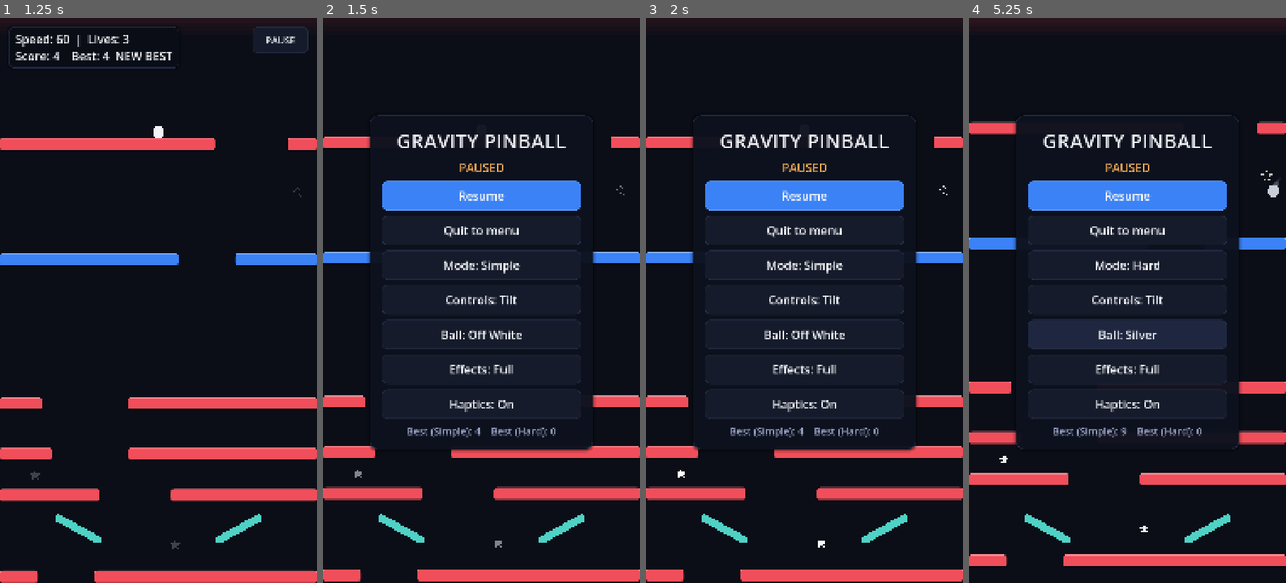
Above: before the commit, frames 1-4 (left to right).
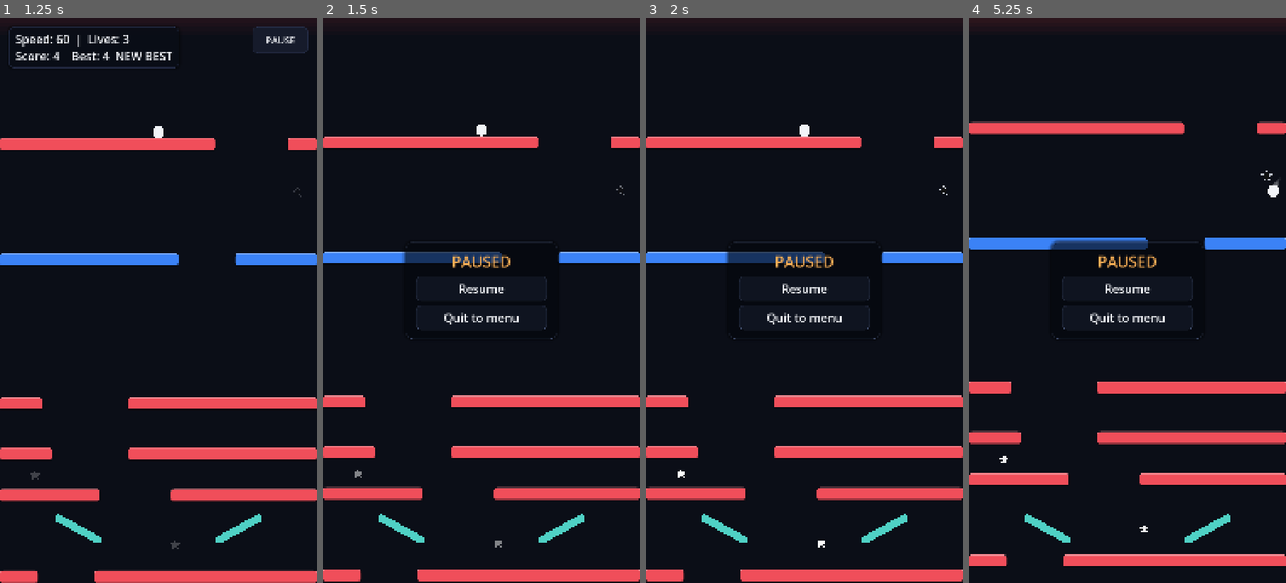
Above: after the commit, the same moments.

Repository: raeyyanhabib/GravityPinball
Game: Godot game, scene res://main.tscn
Same seed, same stepped clock (60 frames per second), same inputs: the game is played once before the commit and once after it.
Inputs (mouse positions are in pixels of both pictures, inside the frame that each line leads up to):
- Up to frame 1 (1.25 s): click "Play" at 0.5 s
- Up to frame 2 (1.5 s): click "PAUSE" at 1.25 s
- Up to frame 3 (2 s): no input
- Up to frame 4 (5.25 s): click "Resume" at 2 s; tap Enter at 2.75 s; move the mouse to (1197, 272) at 2.77 s; hold D 2.78-3.5 s; tap P at 2.85 s; click (1197, 272) at 2.92 s; click (1127, 266) at 3.5 s, where only the run before the commit has a clickable "Mode: Hard"; click (1127, 266) at 4.25 s, where only the run before the commit has a clickable "Mode: Simple"; click (1127, 334) at 5 s, where only the run before the commit has a clickable "Ball: Off White"

Frame 1 is identical in both runs. In frame 2, 14% of the frame differs, in the area x 13-87%, y 17-77%; in frame 3, 14%; in frame 4, 17%, in the area x 13-98%, y 17-77%.

Commit message:
improved Graphics

Diff:
--- a/main.gd
+++ b/main.gd
@@ -13,7 +13,12 @@
 const DEFAULT_GRAVITY := 0.3
 const HUD_MARGIN := 30.0
 const PAUSE_BTN_SIZE := Vector2(190, 90)
-const MENU_W := 760.0                   # width of the menu card
+const MENU_W := 760.0                   # width of the main menu card
+const PAUSE_W := 520.0                  # width of the pause card
+
+# ---- Fonts (files in the project root) ----
+const FONT_REGULAR_PATH := "res://redaction50.ttf"
+const FONT_BOLD_PATH := "res://redaction50bold.ttf"
 
 # ---- Visual style ----
 const BG_COLOR := "#0b0e17"
@@ -114,6 +119,8 @@
 var life_cooldown := 0.0
 var hit_timer := 0.0
 var sfx_players := {}           # sound name -> AudioStreamPlayer
+var font_regular: FontFile
+var font_bold: FontFile
 var ui_theme: Theme
 var hud: Label
 var hud_panel: PanelContainer
@@ -121,10 +128,11 @@
 var pause_btn: Button
 var menu_layer: CanvasLayer
 var menu_card: PanelContainer
+var pause_layer: CanvasLayer
+var pause_card: PanelContainer
 var status_label: Label
 var best_label: Label
 var play_btn: Button
-var quit_btn: Button
 var mode_btn: Button
 var controls_btn: Button
 var ball_btn: Button
@@ -139,6 +147,7 @@
 	GameLog.info("Game started. Mode %s, controls %s, effects %s" % [
 		settings.mode, settings.controls, settings.effects])
 	_update_insets()
+	_load_fonts()
 	ui_theme = _build_theme()
 	_make_walls()
 
@@ -163,6 +172,7 @@
 
 	_build_hud()
 	_build_menu()
+	_build_pause()
 	_build_sounds()
 	_show_menu("")
 
@@ -175,19 +185,26 @@
 		scale = 1.0
 	top_inset = float(safe.position.y) / scale
 
+# Load the two font files from the project root
+func _load_fonts() -> void:
+	font_regular = load(FONT_REGULAR_PATH) as FontFile
+	font_bold = load(FONT_BOLD_PATH) as FontFile
+	if font_regular == null or font_bold == null:
+		GameLog.error("Could not load the font files from the project root")
+
 # One shared theme so every button and label matches
 func _build_theme() -> Theme:
 	var t := Theme.new()
-	var font := SystemFont.new()
-	font.font_names = PackedStringArray(["Segoe UI", "Roboto", "Helvetica Neue", "Arial"])
-	font.font_weight = 600
-	t.default_font = font
+	if font_regular != null:
+		t.default_font = font_regular
 	t.default_font_size = 36
 
 	t.set_color("font_color", "Label", TEXT)
 	t.set_color("font_color", "Button", TEXT)
 	t.set_color("font_hover_color", "Button", TEXT)
 	t.set_color("font_pressed_color", "Button", TEXT)
+	if font_bold != null:
+		t.set_font("font", "Button", font_bold)
 	t.set_font_size("font_size", "Button", 40)
 	t.set_stylebox("normal", "Button", _btn_style(BTN_BG, BTN_BORDER, 18))
 	t.set_stylebox("hover", "Button", _btn_style(BTN_HOVER, BTN_BORDER, 18))
@@ -235,7 +252,7 @@
 	s.shadow_offset = Vector2(0, 3)
 	return s
 
-# HUD stats panel, the pause button, and the pause-screen buttons
+# HUD stats panel and the pause button
 func _build_hud() -> void:
 	hud_layer = CanvasLayer.new()
 	add_child(hud_layer)
@@ -549,23 +566,19 @@
 		message += "\nNEW BEST!"
 	_show_menu(message)
 
-# Pause from the button, the P key, focus loss, or back.
-# The pause menu shows Resume and Quit to menu.
+# Open the pause card over the game. The run freezes until resumed.
 func _pause_game() -> void:
 	if state != "play":
 		return
 	state = "paused"
 	pause_btn.visible = false
 	GameLog.info("Paused")
-	status_label.text = "PAUSED"
-	play_btn.text = "Resume"
-	quit_btn.visible = true
-	_refresh_menu()
-	menu_layer.visible = true
-
+	pause_layer.visible = true
+
+# Close the pause card and carry on from where the run stopped
 func _resume() -> void:
 	state = "play"
-	menu_layer.visible = false
+	pause_layer.visible = false
 	pause_btn.visible = true
 	GameLog.info("Resumed")
 
@@ -631,16 +644,13 @@
 func _show_menu(message: String) -> void:
 	state = "menu"
 	menu_layer.visible = true
+	pause_layer.visible = false
 	pause_btn.visible = false
 	status_label.text = message
 	play_btn.text = "Play"
-	quit_btn.visible = false
 	_refresh_menu()
 
 func _on_play() -> void:
-	if state == "paused":
-		_resume()
-		return
 	menu_layer.visible = false
 	state = "play"
 	pause_btn.visible = true
@@ -681,7 +691,7 @@
 	best_label.text = "Best (Simple): %d    Best (Hard): %d" % [
 		int(settings.best.simple), int(settings.best.hard)]
 
-# Build the menu once: a centred card with title, buttons, and bests
+# Build the main menu once: a centred card with title, options, and bests
 func _build_menu() -> void:
 	menu_layer = CanvasLayer.new()
 	add_child(menu_layer)
@@ -701,6 +711,8 @@
 	var title := Label.new()
 	title.text = "GRAVITY PINBALL"
 	title.add_theme_font_size_override("font_size", 68)
+	if font_bold != null:
+		title.add_theme_font_override("font", font_bold)
 	title.horizontal_alignment = HORIZONTAL_ALIGNMENT_CENTER
 	box.add_child(title)
 
@@ -713,8 +725,6 @@
 	play_btn = _make_button(box, "Play", _on_play)
 	play_btn.add_theme_stylebox_override("normal", _btn_style(ACCENT, ACCENT.lightened(0.25), 18))
 	play_btn.add_theme_stylebox_override("hover", _btn_style(ACCENT.lightened(0.1), ACCENT.lightened(0.35), 18))
-	quit_btn = _make_button(box, "Quit to menu", _on_quit)
-	quit_btn.visible = false
 	mode_btn = _make_button(box, "", _on_mode)
 	controls_btn = _make_button(box, "", _on_controls)
 	ball_btn = _make_button(box, "", _on_ball)
@@ -726,6 +736,47 @@
 	best_label.add_theme_color_override("font_color", MUTED)
 	best_label.horizontal_alignment = HORIZONTAL_ALIGNMENT_CENTER
 	box.add_child(best_label)
+
+# The pause card: only Resume and Quit to menu, almost see-through so the run shows behind it
+func _build_pause() -> void:
+	pause_layer = CanvasLayer.new()
+	pause_layer.visible = false
+	add_child(pause_layer)
+
+	pause_card = PanelContainer.new()
+	pause_card.theme = ui_theme
+	pause_card.add_theme_stylebox_override("panel",
+		_panel_style(Color(0.03, 0.05, 0.09, 0.35), Color(0.3, 0.36, 0.5, 0.4), 28, 36, 32))
+	pause_card.position = Vector2((W - PAUSE_W) / 2.0, 760 + top_inset)
+	pause_layer.add_child(pause_card)
+
+	var box := VBoxContainer.new()
+	box.custom_minimum_size = Vector2(PAUSE_W - 72, 0)
+	box.add_theme_constant_override("separation", 14)
+	pause_card.add_child(box)
+
+	var heading := Label.new()
+	heading.text = "PAUSED"
+	heading.add_theme_font_size_override("font_size", 52)
+	heading.add_theme_color_override("font_color", Color(PIN_COLOR))
+	if font_bold != null:
+		heading.add_theme_font_override("font", font_bold)
+	heading.horizontal_alignment = HORIZONTAL_ALIGNMENT_CENTER
+	box.add_child(heading)
+
+	var resume_btn := _make_button(box, "Resume", _resume)
+	resume_btn.custom_minimum_size = Vector2(PAUSE_W - 72, 84)
+	_soft_button(resume_btn)
+
+	var quit_btn := _make_button(box, "Quit to menu", _on_quit)
+	quit_btn.custom_minimum_size = Vector2(PAUSE_W - 72, 84)
+	_soft_button(quit_btn)
+
+# Translucent button look for the pause card
+func _soft_button(b: Button) -> void:
+	b.add_theme_stylebox_override("normal", _btn_style(Color(0.1, 0.13, 0.2, 0.45), Color(0.3, 0.36, 0.5, 0.5), 18))
+	b.add_theme_stylebox_override("hover", _btn_style(Color(0.13, 0.17, 0.27, 0.6), Color(0.3, 0.36, 0.5, 0.6), 18))
+	b.add_theme_stylebox_override("pressed", _btn_style(Color(0.05, 0.07, 0.12, 0.6), Color(0.3, 0.36, 0.5, 0.6), 18))
 
 func _make_button(parent: Control, text: String, callback: Callable) -> Button:
 	var b := Button.new()
